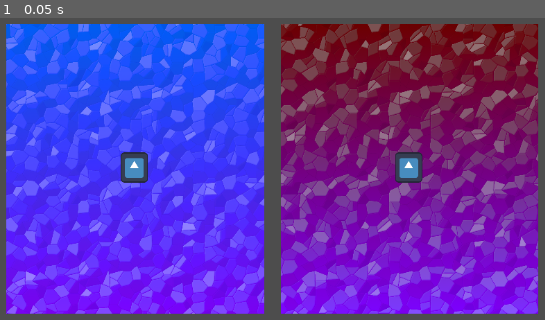
Above: before the commit, frame 1.
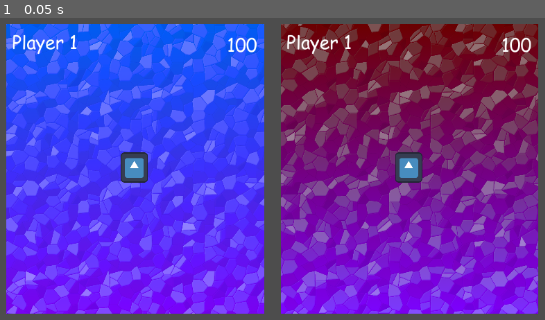
Above: after the commit, the same moment.

Repository: LegacyMD/xd_tower
Game: Godot game, scene res://scenes/root_scene.tscn
The game is run twice, just before and just after one commit, with the same random seed, the same clock (stepped at 60 frames per second) and the same inputs. The engine's default icon, where the game draws it, is replaced by a stand-in: a white triangle on a blue panel in a dark square.
Inputs:
- Up to frame 1 (0.05 s): no input

The runs differ from the first frame. In frame 1, 0.8% of the frame differs, in the area x 2-98%, y 5-12%.

Commit message:
Add labels

Diff:
--- a/scenes/player_view.tscn
+++ b/scenes/player_view.tscn
@@ -1,12 +1,17 @@
-[gd_scene load_steps=4 format=3 uid="uid://c0df40lhsahqm"]
+[gd_scene load_steps=7 format=3 uid="uid://c0df40lhsahqm"]
 
 [ext_resource type="Texture2D" uid="uid://k56ue13rongu" path="res://images/bg1.png" id="1_g4c12"]
+[ext_resource type="Script" path="res://scripts/player_view.gd" id="1_hn4cx"]
 [ext_resource type="PackedScene" uid="uid://cmsiiqo6trr02" path="res://scenes/player.tscn" id="1_wpenj"]
+[ext_resource type="FontFile" uid="uid://1a64xqtvvu7t" path="res://fonts/COMIC.TTF" id="3_3bjkn"]
 
 [sub_resource type="RectangleShape2D" id="RectangleShape2D_d1cn2"]
 size = Vector2(964.211, 176.711)
 
+[sub_resource type="Theme" id="Theme_0slj3"]
+
 [node name="PlayerView" type="Node2D"]
+script = ExtResource("1_hn4cx")
 
 [node name="Background" type="Sprite2D" parent="."]
 position = Vector2(2, 3)
@@ -26,6 +31,26 @@
 position = Vector2(0.0377138, 65.5922)
 shape = SubResource("RectangleShape2D_d1cn2")
 
+[node name="player_name_label" type="Label" parent="."]
+offset_left = -269.0
+offset_top = -306.0
+offset_right = -125.0
+offset_bottom = -249.0
+theme = SubResource("Theme_0slj3")
+theme_override_fonts/font = ExtResource("3_3bjkn")
+theme_override_font_sizes/font_size = 40
+text = "Player 1"
+
+[node name="score_label" type="Label" parent="."]
+offset_left = 105.0
+offset_top = -300.0
+offset_right = 271.0
+offset_bottom = -243.0
+theme_override_fonts/font = ExtResource("3_3bjkn")
+theme_override_font_sizes/font_size = 40
+text = "100"
+horizontal_alignment = 2
+
 [connection signal="area_entered" from="Area2D" to="Player" method="_on_area_2d_area_entered"]
 [connection signal="body_entered" from="Area2D" to="Player" method="_on_area_2d_body_entered"]
 [connection signal="tree_entered" from="Area2D/CollisionShape2D" to="Player" method="_on_collision_shape_2d_tree_entered"]
Binary file added: fonts/COMIC.TTF
Not shown, added: fonts/COMIC.TTF.import
